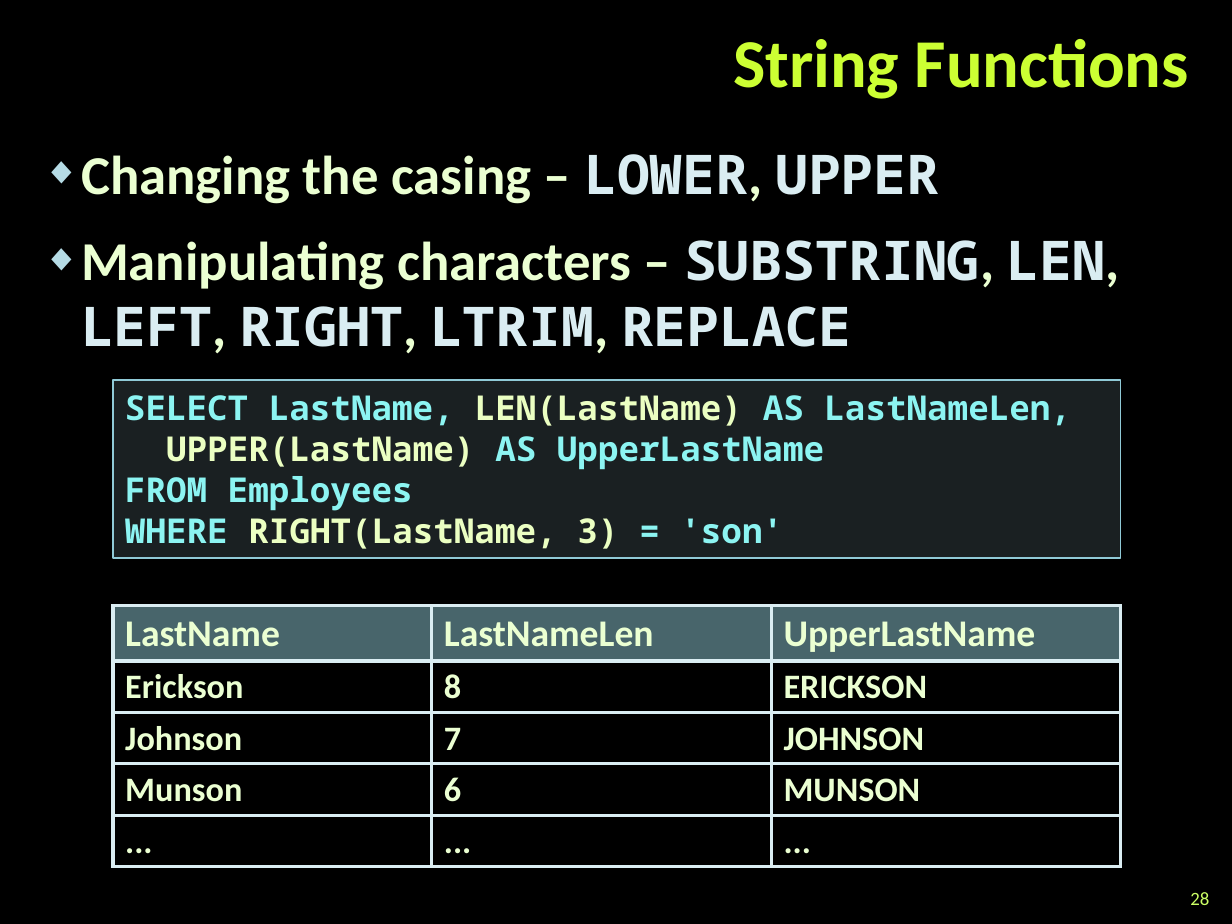
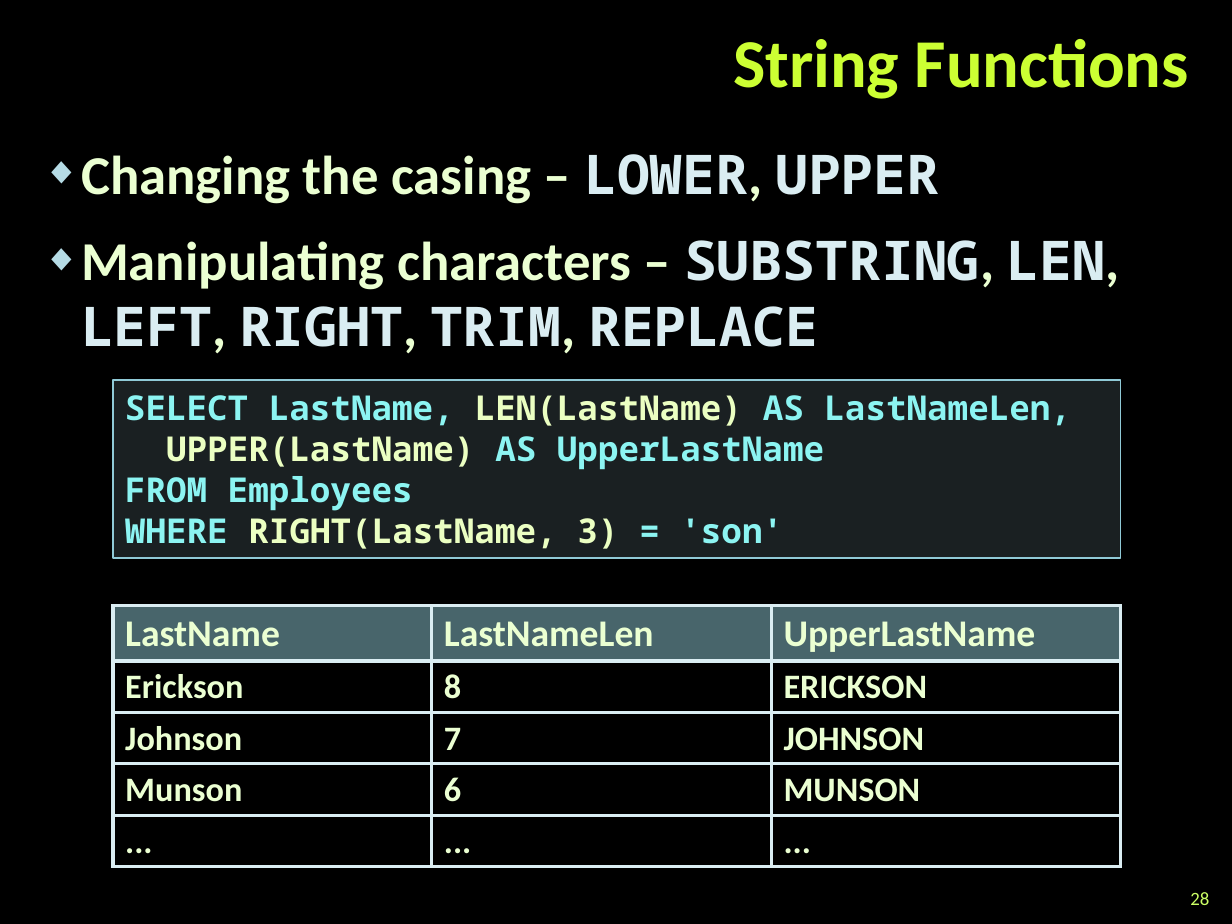
Before and after one commit to martin-nikolov/Telerik-Academy, a slide deck: slide 28 of Databases/05. Advanced SQL/Advanced-SQL.pptx. Drawn at 1232x924 pixels with LibreOffice and Linux fonts; fonts in the diff are those of the drawing; background and template pictures are left out. Boxes give left, top, right and bottom in pixels: in the first picture for what was removed or moved away, otherwise in the second. Text is boxed around its words. In the diff, an @@ line names an element or a change of style, - is before the commit and + after.

```diff
--- a/Databases/05. Advanced SQL/Advanced-SQL.pptx
+++ b/Databases/05. Advanced SQL/Advanced-SQL.pptx
@@ text at (81,240,1120,354): text changed @@
-◆ Manipulating characters – SUBSTRING, LEN, LEFT, RIGHT, LTRIM, REPLACE
+◆ Manipulating characters – SUBSTRING, LEN, LEFT, RIGHT, TRIM, REPLACE
```
Also in this commit, not shown: 9 other slides changed, 4 other files.
